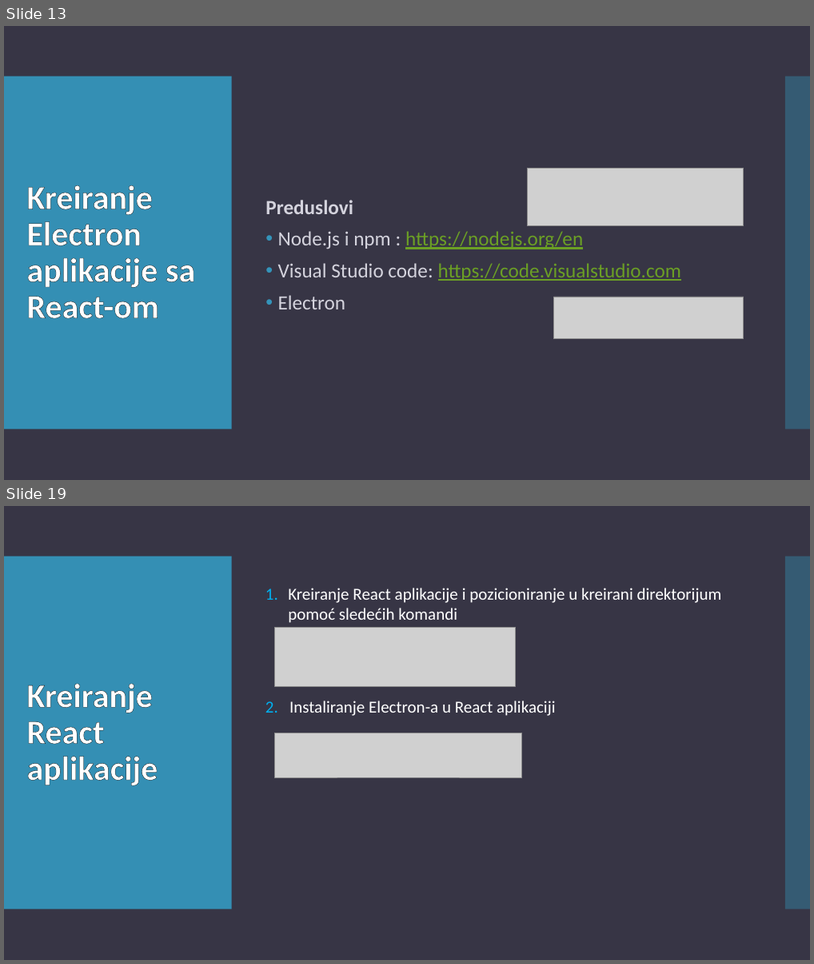
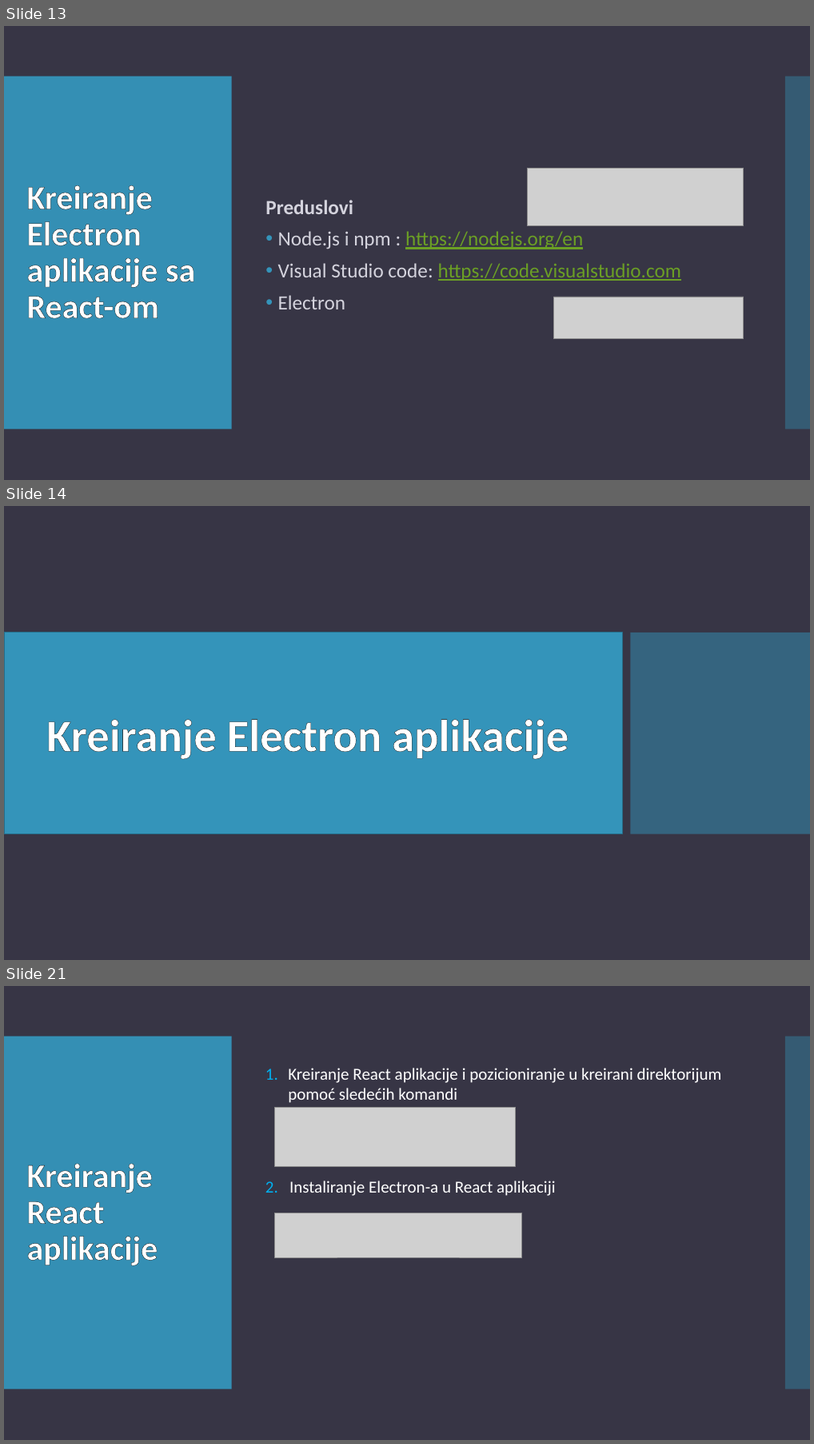
Before and after one commit to teodora18040cvetkovic/electron_react, a slide deck: Electron.pptx. Shown one above the other, each under a label of ours: slides 13 and 19 before the commit, slides 13, 14 and 21 after it; the slides between them are not shown. The pictures are 814x964 and 814x1444 pixels, drawn with LibreOffice and Linux fonts; fonts in the diff are those of the drawing; grey boxes stand for pictures. Boxes give left, top, right and bottom in pixels: in the first picture for what was removed or moved away, otherwise in the second. Text is boxed around its words. In the diff, an @@ line names an element or a change of style, - is before the commit and + after.

```diff
--- a/Electron.pptx
+++ b/Electron.pptx
@@ slide 14 added at (4, 506, 810, 960), background #373545 @@
@@ rectangle added at (4, 632, 623, 834), fill #3494BA, outline #266D8A 0.85 pt, 54 pt, text #FFFFFF, bold @@
+Kreiranje Electron aplikacije
@@ rectangle added at (630, 632, 810, 834), fill #3494BA at 50% opacity @@
@@ what was slide 19 is now slide 21 @@
```
Also in this commit, not shown: 7 slides changed, 2 other slides added, 1 slide removed.
